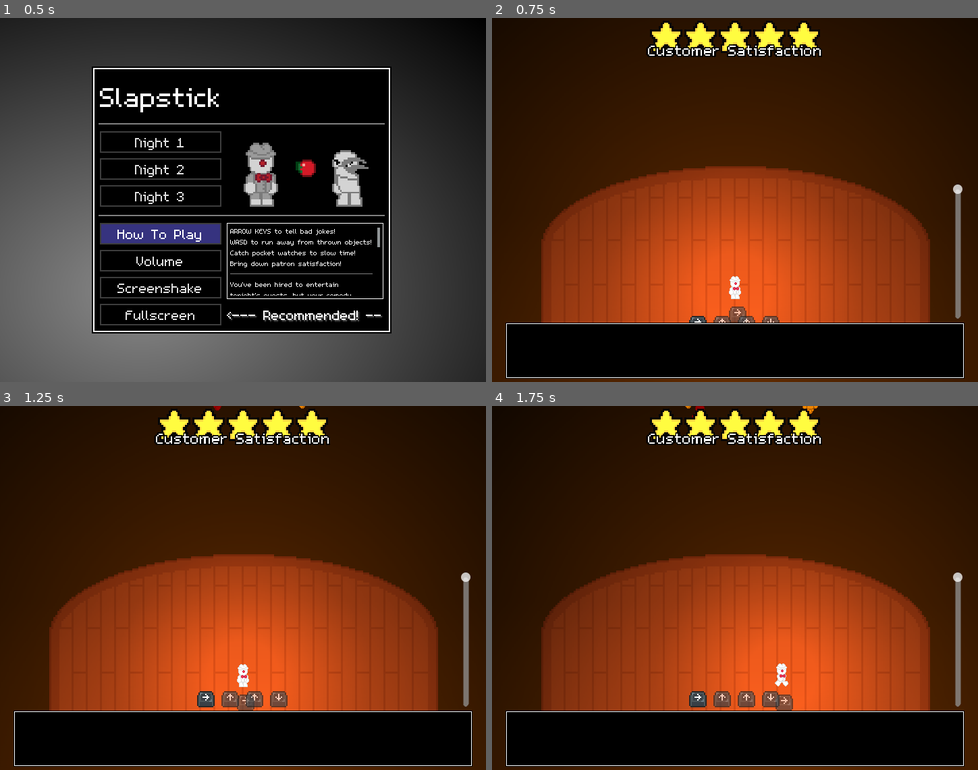
Above: before the commit, frames 1-4 (two rows, left to right).
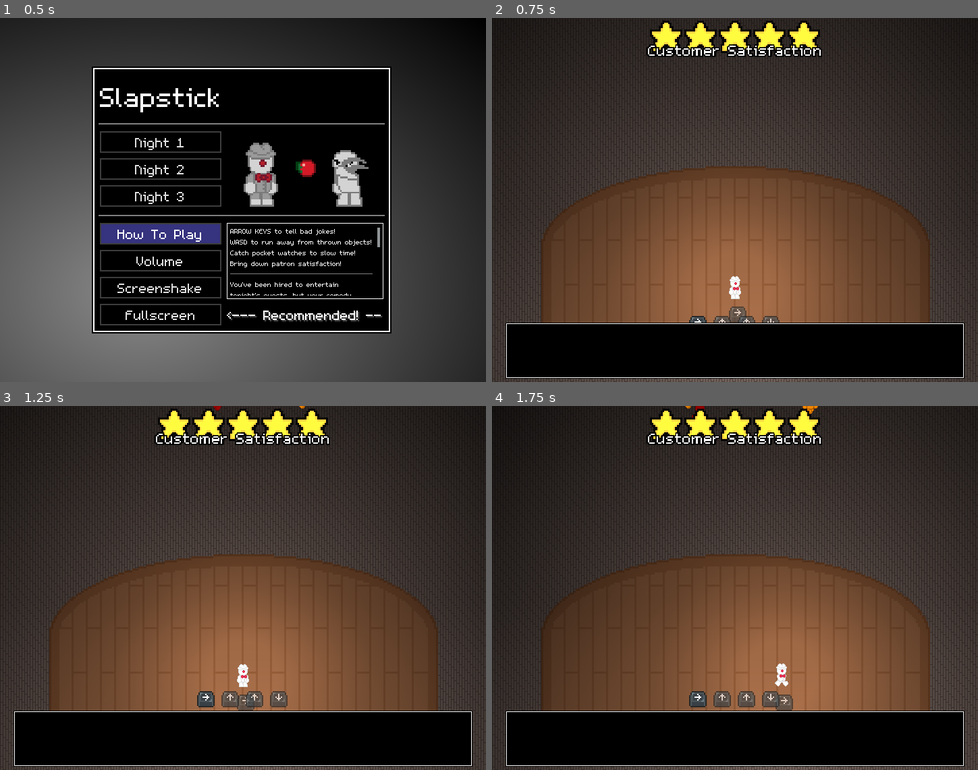
Above: after the commit, the same moments.

Repository: InRe-Dan/MiniJameGam34
Game: Godot game, scene res://menus/main_menu.tscn
Same seed, same stepped clock (60 frames per second), same inputs: the game is played once before the commit and once after it.
Inputs:
- Up to frame 1 (0.5 s): no input
- Up to frame 2 (0.75 s): click "Night 1" at 0.5 s
- Up to frame 3 (1.25 s): no input
- Up to frame 4 (1.75 s): tap Enter at 1.25 s; hold D (move_right) from 1.28 s (still down)

Frame 1 is identical in both runs. In frame 2, 78% of the frame differs, in the area x 0-100%, y 0-100%; in frame 3, 78%; in frame 4, 77%.

Commit message:
Final touchups from me

Diff:
--- a/Main/main.tscn
+++ b/Main/main.tscn
@@ -1,15 +1,16 @@
-[gd_scene load_steps=36 format=3 uid="uid://dw5auj6i3fjfj"]
+[gd_scene load_steps=37 format=3 uid="uid://dw5auj6i3fjfj"]
 
 [ext_resource type="Script" path="res://Main/main.gd" id="1_5t87c"]
 [ext_resource type="PackedScene" uid="uid://c757dhd4hepca" path="res://Player/player.tscn" id="1_bg8e3"]
+[ext_resource type="Texture2D" uid="uid://dqgbnoabrtk6k" path="res://Assets/Pixel_art/woodtile.png" id="2_kepf2"]
 [ext_resource type="Texture2D" uid="uid://di2tdg70wmxu5" path="res://Assets/Pixel_art/Stage_192x80.png" id="2_sxipl"]
 [ext_resource type="Script" path="res://Hazard/hazard_manager.gd" id="3_lubpb"]
 [ext_resource type="Script" path="res://Jokes/joke_system.gd" id="3_wbmed"]
 [ext_resource type="Script" path="res://Main/audience_manager.gd" id="4_8158h"]
 [ext_resource type="AudioStream" uid="uid://c4cn3gkxnh8xa" path="res://Assets/Audio/general-chatter-in-bar-14816.mp3" id="7_8vygh"]
 [ext_resource type="Script" path="res://Main/approval_rating.gd" id="7_id6l1"]
+[ext_resource type="AudioStream" uid="uid://d4c7p4xg7imib" path="res://Assets/Audio/sfx/laughingtrackevil2.ogg" id="7_mgrfu"]
 [ext_resource type="Script" path="res://Main/hint.gd" id="8_ahute"]
-[ext_resource type="AudioStream" uid="uid://d4c7p4xg7imib" path="res://Assets/Audio/sfx/laughingtrackevil2.ogg" id="7_mgrfu"]
 [ext_resource type="PackedScene" uid="uid://clt5oswt5gxrq" path="res://Jokes/dialogue_container.tscn" id="8_mh3dp"]
 [ext_resource type="Texture2D" uid="uid://b33du3u0dl4a3" path="res://Assets/Pixel_art/stars.png" id="8_od55v"]
 [ext_resource type="AudioStream" uid="uid://x22xmvix84cv" path="res://Assets/Audio/The Clownlessdrum.mp3" id="11_kk78x"]
@@ -20,13 +21,6 @@
 [ext_resource type="AudioStream" uid="uid://biwebv3emdh5r" path="res://Assets/Audio/sfx/textscrollclown.ogg" id="16_bfagw"]
 [ext_resource type="Script" path="res://Main/camera.gd" id="20_1uaoi"]
 
-[sub_resource type="Gradient" id="Gradient_4vja1"]
-offsets = PackedFloat32Array(0)
-colors = PackedColorArray(0.17, 0.0765, 0, 1)
-
-[sub_resource type="GradientTexture2D" id="GradientTexture2D_syp3o"]
-gradient = SubResource("Gradient_4vja1")
-
 [sub_resource type="Gradient" id="Gradient_supxc"]
 offsets = PackedFloat32Array(0, 0.400631, 0.62776, 1)
 colors = PackedColorArray(0, 0, 0, 0, 0.201893, 0.201893, 0.201893, 0.201893, 0.125, 0.35625, 0.5, 0.152941, 0, 0.616667, 1, 0.392157)
@@ -108,12 +102,14 @@
 
 [node name="Background" type="Sprite2D" parent="."]
 z_index = -20
+texture_repeat = 2
 position = Vector2(376, 283)
-scale = Vector2(12.75, 9.84375)
-texture = SubResource("GradientTexture2D_syp3o")
+texture = ExtResource("2_kepf2")
+region_enabled = true
+region_rect = Rect2(-1000, -1000, 2000, 2000)
 
 [node name="Stage" type="Sprite2D" parent="."]
-self_modulate = Color(0.46, 0.264117, 0.1242, 1)
+modulate = Color(0.31, 0.31, 0.31, 1)
 z_index = -10
 position = Vector2(361, 340)
 scale = Vector2(3, 3)
@@ -370,6 +366,7 @@
 text = "Debug text"
 
 [node name="VSlider" type="VSlider" parent="UI"]
+visible = false
 custom_minimum_size = Vector2(0, 200)
 offset_left = 682.0
 offset_top = 246.0
--- a/menus/game_over.tscn
+++ b/menus/game_over.tscn
@@ -108,17 +108,20 @@
 autowrap_mode = 0
 
 [node name="Buttons" type="HBoxContainer" parent="CenterContainer/MarginContainer/Menu/VBox"]
+custom_minimum_size = Vector2(0, 50)
 layout_mode = 2
 size_flags_vertical = 10
 alignment = 1
 
 [node name="Next" type="Button" parent="CenterContainer/MarginContainer/Menu/VBox/Buttons"]
+visible = false
 custom_minimum_size = Vector2(125, 0)
 layout_mode = 2
 theme_override_font_sizes/font_size = 32
 text = "Next Night"
 
 [node name="Control" type="Control" parent="CenterContainer/MarginContainer/Menu/VBox/Buttons"]
+visible = false
 custom_minimum_size = Vector2(30, 0)
 layout_mode = 2
 size_flags_horizontal = 4
@@ -126,6 +129,7 @@
 [node name="Main Menu" type="Button" parent="CenterContainer/MarginContainer/Menu/VBox/Buttons"]
 custom_minimum_size = Vector2(125, 35)
 layout_mode = 2
+size_flags_vertical = 0
 theme_override_font_sizes/font_size = 32
 text = "Main Menu
 "
